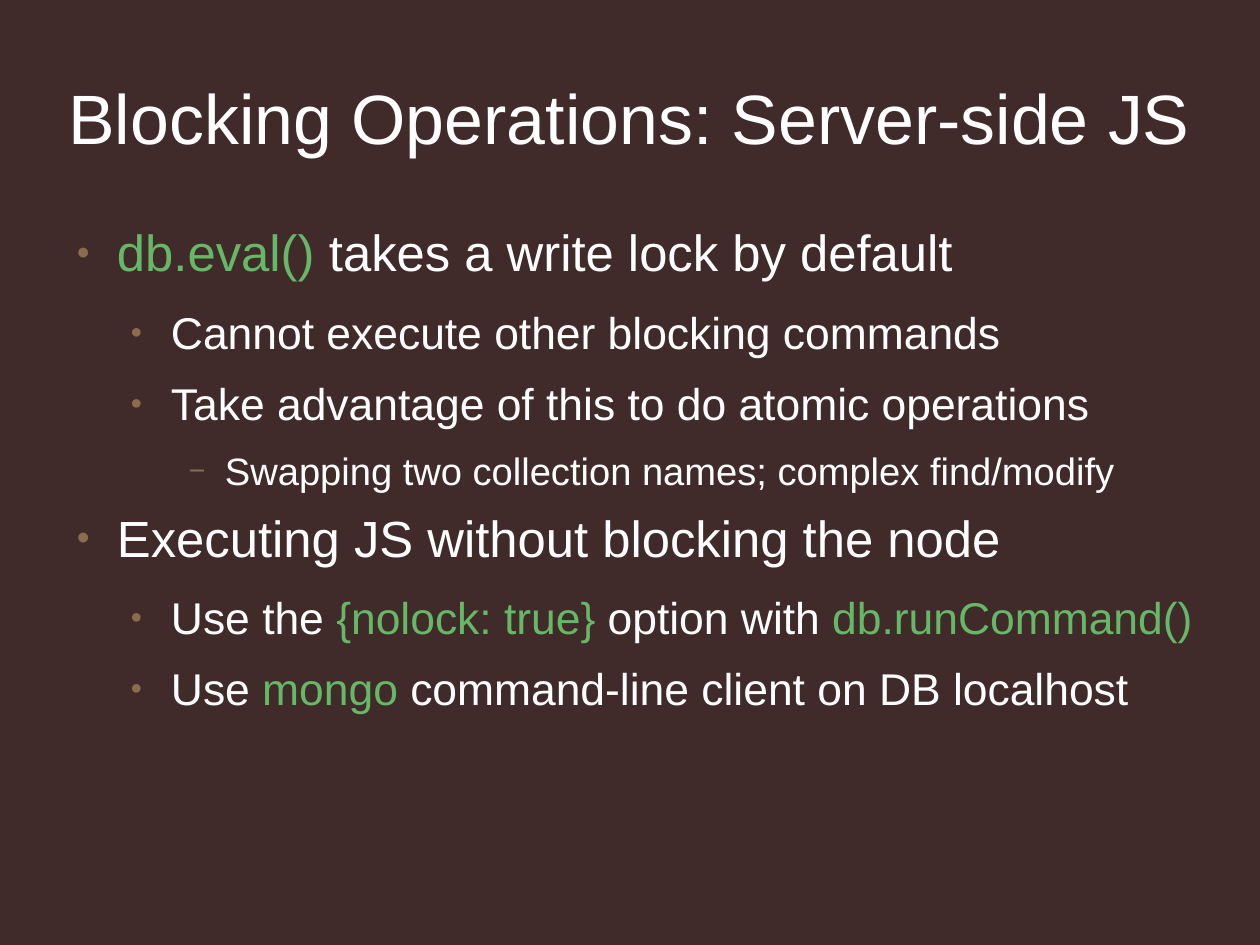
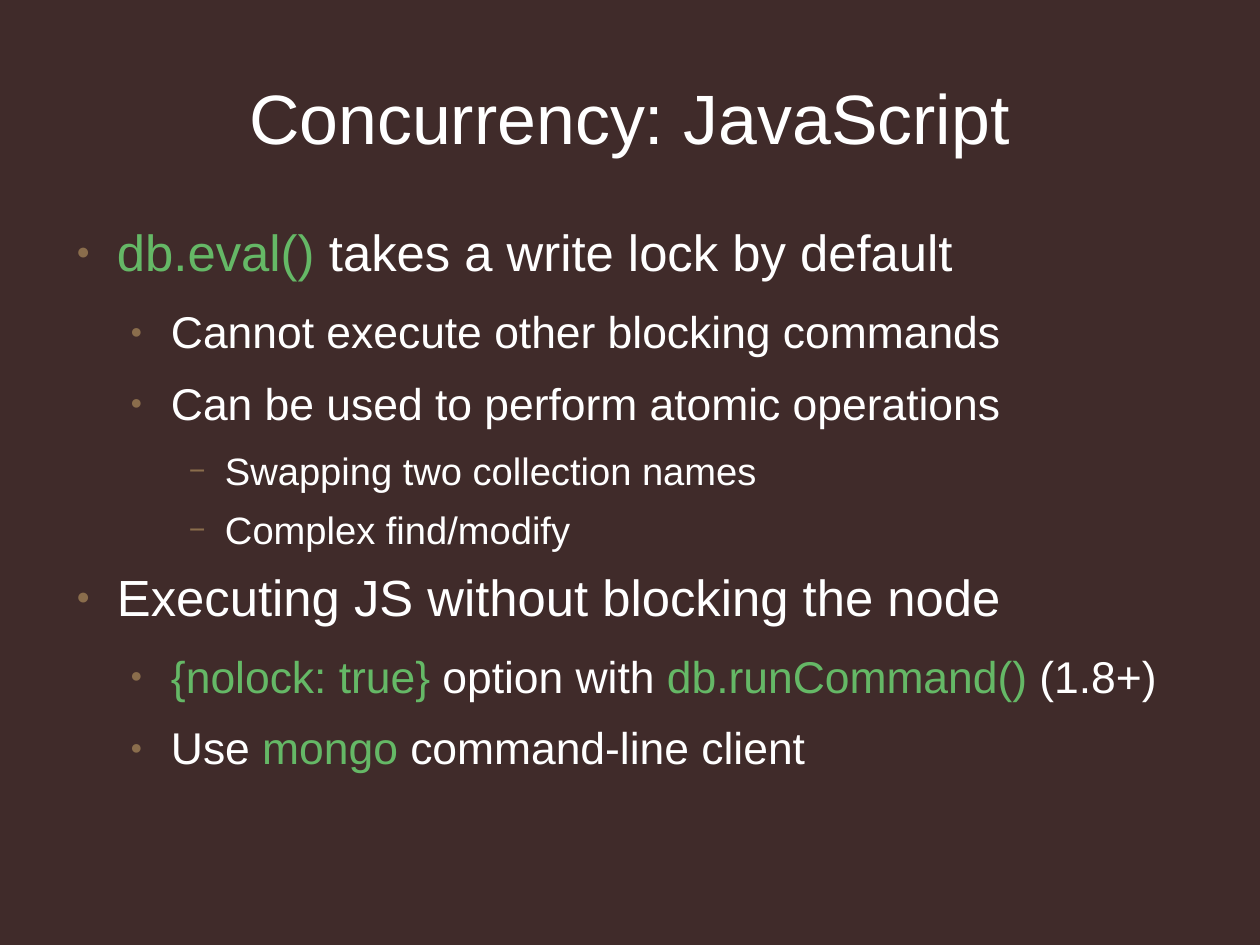
Before and after one commit to jmikola/slides, a slide deck: slide 11 of 20120607-symfony_live/using_mongodb_responsibly.odp (slide 8 before the commit). Drawn at 1260x945 pixels with LibreOffice and Linux fonts; fonts in the diff are those of the drawing; background and template pictures are left out. Boxes give left, top, right and bottom in pixels: in the first picture for what was removed or moved away, otherwise in the second. Text is boxed around its words. In the diff, an @@ line names an element or a change of style, - is before the commit and + after.

```diff
--- a/20120607-symfony_live/using_mongodb_responsibly.odp
+++ b/20120607-symfony_live/using_mongodb_responsibly.odp
@@ title at (x1=249, y1=93, x2=1010, y2=157): text changed @@
-Blocking Operations: Server-side JS
+Concurrency: JavaScript
@@ text at (x1=171, y1=387, x2=1000, y2=552): text changed @@
-  ● Take advantage of this to do atomic operations
-    − Swapping two collection names; complex find/modify
+  ● Can be used to perform atomic operations
+    − Swapping two collection names
+    − Complex find/modify
@@ text at (x1=171, y1=660, x2=1156, y2=773): text changed @@
-  ● Use the {nolock: true} option with db.runCommand()
-  ● Use mongo command-line client on DB localhost
+  ● {nolock: true} option with db.runCommand() (1.8+)
+  ● Use mongo command-line client
```
Also in this commit, not shown: 7 other slides changed, 40 slides added, 1 slide removed, 3 other files.
